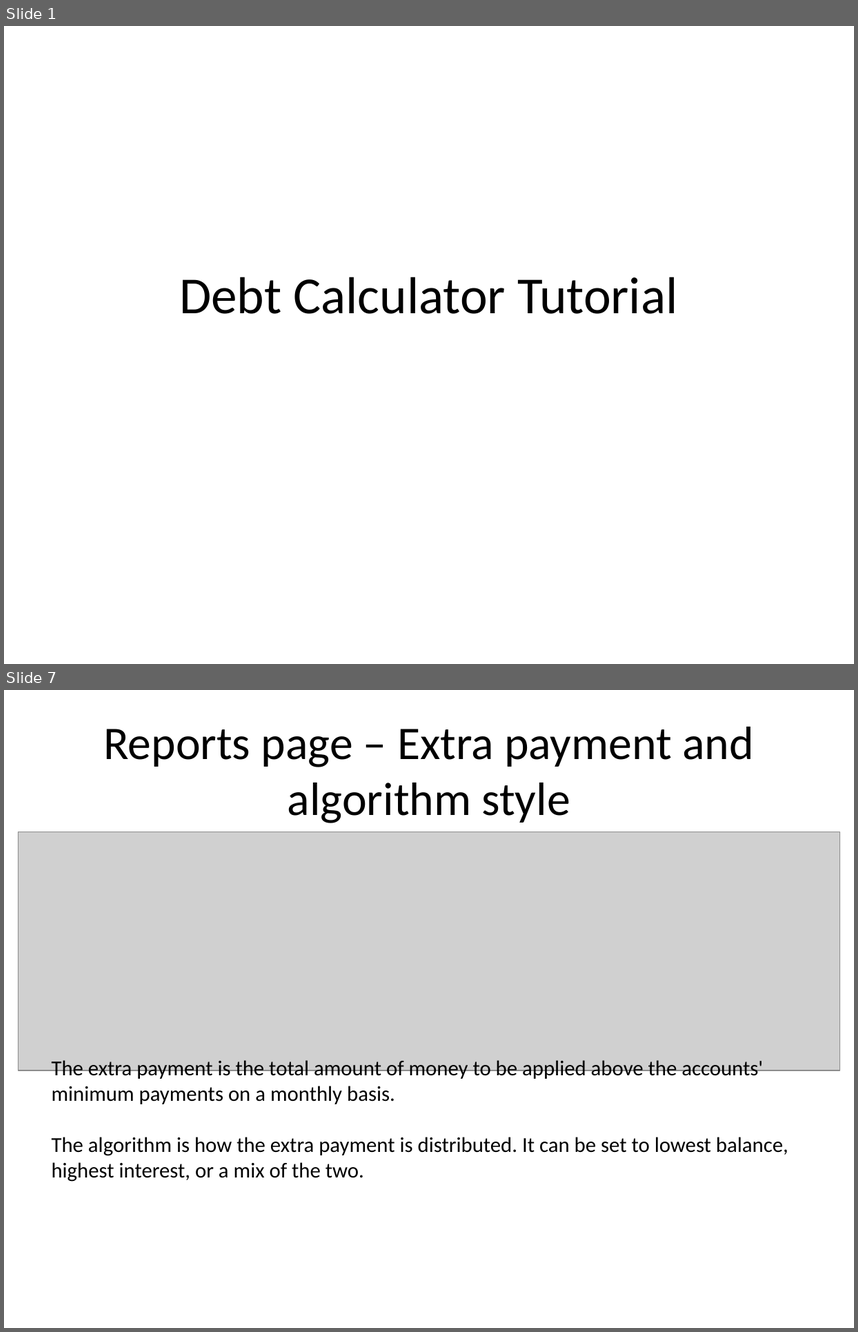
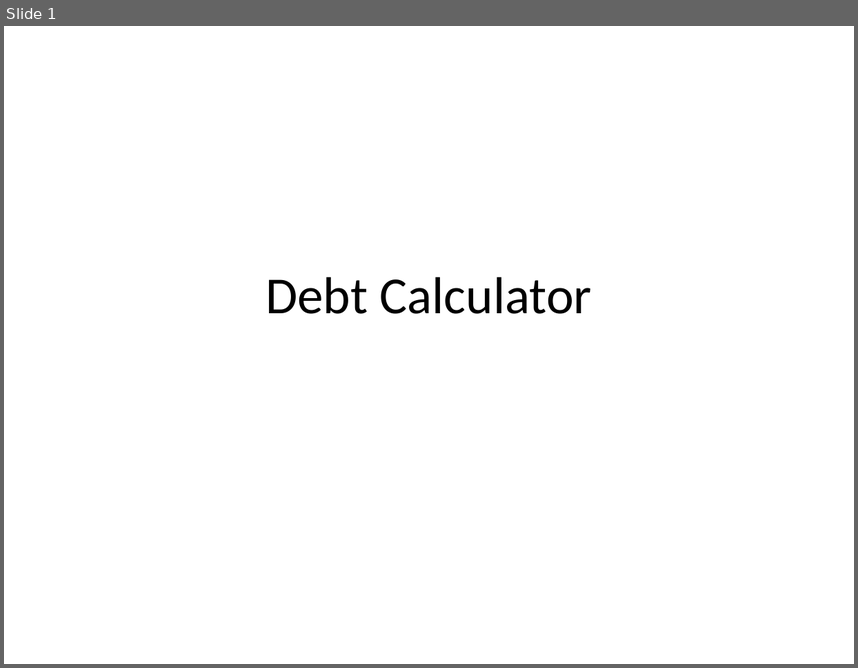
Before and after one commit to josephdangelo/UMUC-debt-payment, a slide deck: dist/howtouse/Instructions.pptx. Shown one above the other, each under a label of ours: slides 1 and 7 before the commit, slide 1 after it; the slides between them are not shown. The pictures are 858x1332 and 858x668 pixels, drawn with LibreOffice and Linux fonts; fonts in the diff are those of the drawing; grey boxes stand for pictures. Boxes give left, top, right and bottom in pixels: in the first picture for what was removed or moved away, otherwise in the second. Text is boxed around its words. In the diff, an @@ line names an element or a change of style, - is before the commit and + after.

```diff
--- a/dist/howtouse/Instructions.pptx
+++ b/dist/howtouse/Instructions.pptx
@@ slide 7 removed at (4, 690, 854, 1328), background #FFFFFF @@
@@ title removed at (103, 727, 754, 823) @@
-Reports page – Extra payment and algorithm style
@@ picture removed at (18, 832, 840, 1071) @@
@@ text removed at (52, 1060, 789, 1181) @@
-The extra payment is the total amount of money to be applied above the accounts' minimum payments on a monthly basis.
-The algorithm is how the extra payment is distributed. It can be set to lowest balance, highest interest, or a mix of the two.
@@ slide 1 changed as well @@
@@ title at (266, 276, 592, 314): text changed @@
-Debt Calculator Tutorial
+Debt Calculator
```
Also in this commit, not shown: 1 other slide changed, 2 slides added, 5 other slides removed, 2 other files.
